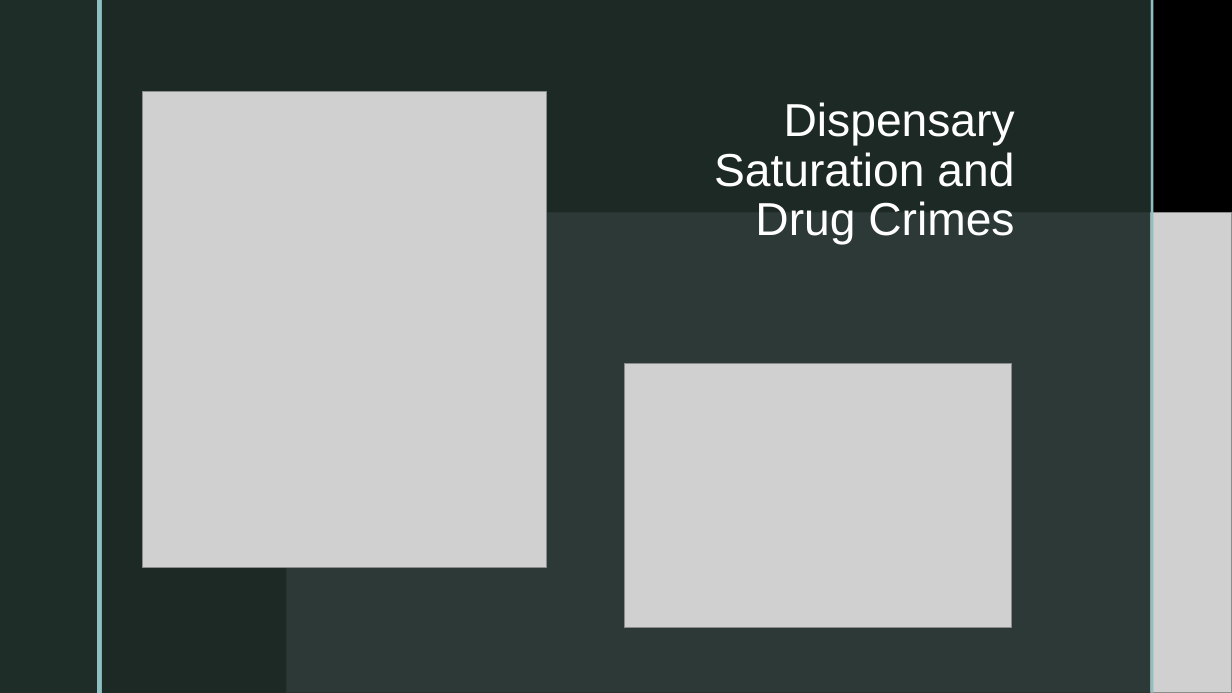
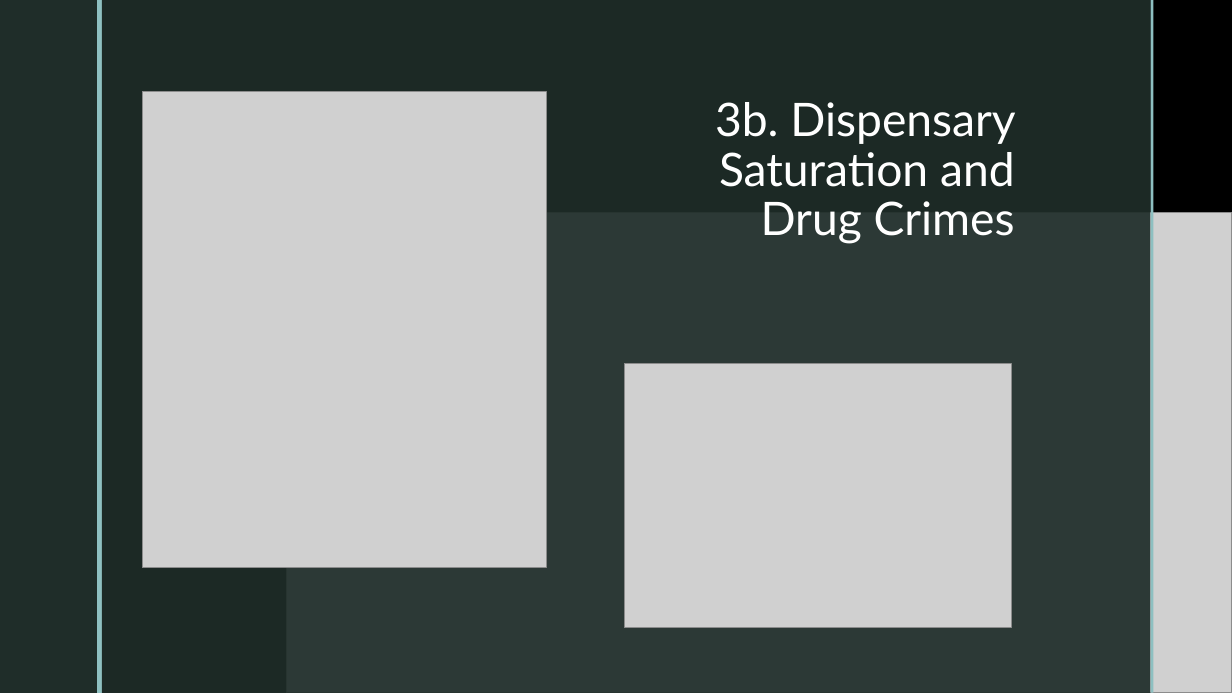
Before and after one commit to zapatos24/Mod_3_Final_Project, a slide deck: slide 7 of presentation_mod_3.pptx. Drawn at 1232x693 pixels with LibreOffice and Linux fonts; fonts in the diff are those of the drawing; grey boxes stand for pictures; background and template pictures are left out. Boxes give left, top, right and bottom in pixels: in the first picture for what was removed or moved away, otherwise in the second. Text is boxed around its words. In the diff, an @@ line names an element or a change of style, - is before the commit and + after.

```diff
--- a/presentation_mod_3.pptx
+++ b/presentation_mod_3.pptx
@@ title at (715, 102, 1015, 244): text changed; font Arial to Lato @@
-Dispensary Saturation and Drug Crimes
+3b. Dispensary Saturation and Drug Crimes
```
Also in this commit, not shown: 5 other slides changed, 1 other file.
